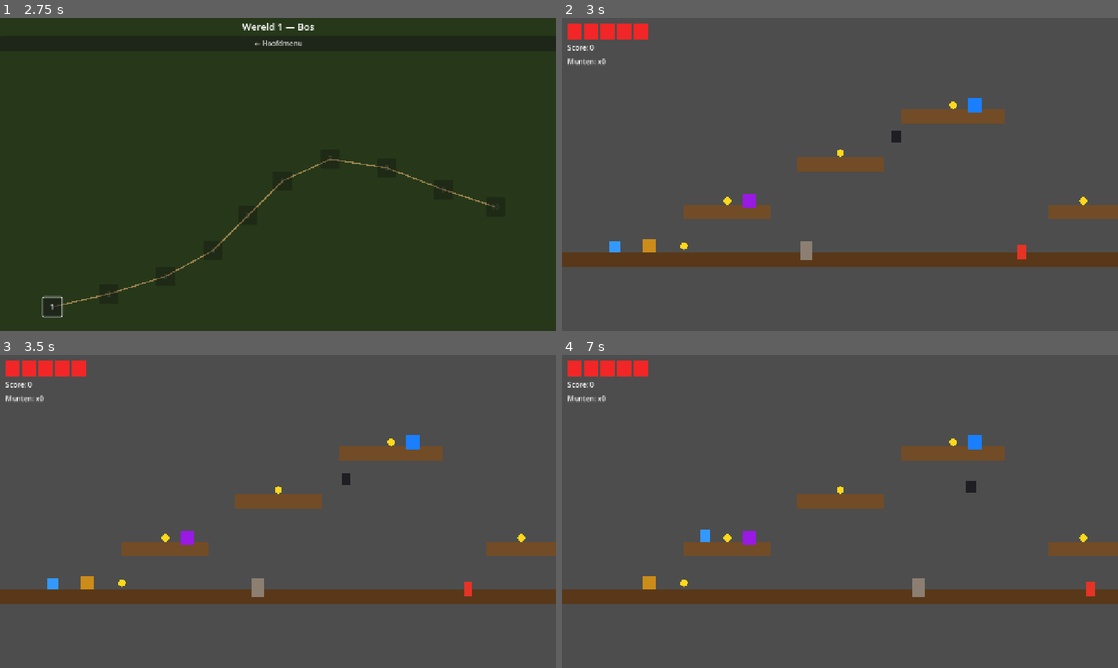
Above: before the commit, frames 1-4 (two rows, left to right).
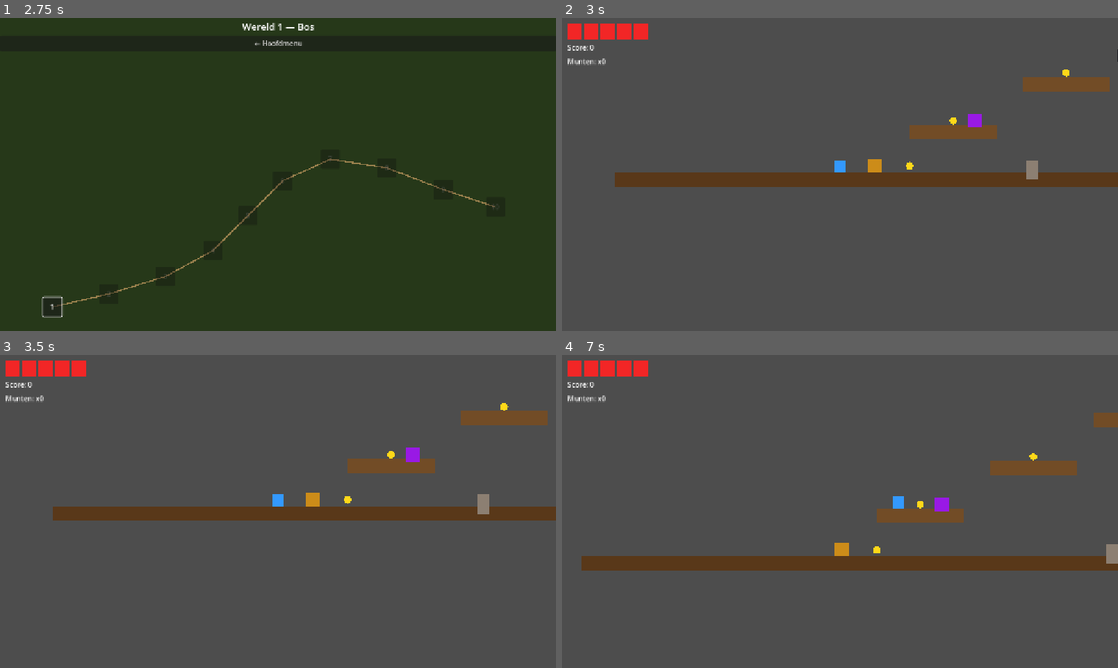
Above: after the commit, the same moments.

Repository: Morningcoffee74/flints-quest
Game: Godot game, scene res://scenes/ui/MainMenu.tscn
Two runs of this game, one before a commit and one after it. Both use one fixed random seed, a clock stepped at 60 frames per second and the inputs below.
Inputs (mouse positions are in pixels of both pictures, inside the frame that each line leads up to):
- Up to frame 1 (2.75 s): click "Nieuw Spel" at 0.5 s; click (250, 89) at 1.27 s; type "Alex" at 1.35 s; click "Aanmaken" at 2 s
- Up to frame 2 (3 s): click "1" at 2.75 s
- Up to frame 3 (3.5 s): no input
- Up to frame 4 (7 s): tap Enter at 3.5, 6.6 s; hold X (punch) 3.53-4.28 s; hold D (move_right) 3.53-5.03 s; tap Space (jump) at 3.77, 3.8, 4.07, 4.35, 4.52, 4.82, 5.3, 6.02, 6.32 s; tap X (punch) at 4.55, 6.05 s; hold A (move_left) 5.03-5.78 s; hold X (punch) 5.03-5.78 s; hold D (move_right) from 5.78 s (still down); tap Z at 5.85 s; hold Space (jump) from 6.53 s (still down)

Frame 1 is identical in both runs. In frame 2, 14% of the frame differs, in the area x 0-100%, y 10-80%; in frame 3, 13%; in frame 4, 15%, in the area x 0-100%, y 18-80%.
Error after the commit: Parse Error: Function "accept_event()" not found in base self. (res://scripts/levels/LevelBase.gd:62)

Commit message:
Fix: Key enum cast in GameManager, accept_event() ipv get_viewport().set_input_as_handled()
Co-Authored-By: Claude Sonnet 4.6 <noreply@anthropic.com>

Diff:
--- a/scripts/autoloads/GameManager.gd
+++ b/scripts/autoloads/GameManager.gd
@@ -23,7 +23,7 @@
 			InputMap.add_action(action)
 			for keycode: int in actions[action]:
 				var event := InputEventKey.new()
-				event.physical_keycode = keycode
+				event.physical_keycode = keycode as Key
 				InputMap.action_add_event(action, event)
 
 func create_profile(profile_name: String) -> void:
--- a/scripts/levels/LevelBase.gd
+++ b/scripts/levels/LevelBase.gd
@@ -59,7 +59,7 @@
 	if _level_done or _pause_menu == null:
 		return
 	if event.is_action_pressed("pause") and not (event is InputEventKey and event.echo):
-		get_viewport().set_input_as_handled()
+		accept_event()
 		if _pause_menu.visible:
 			_pause_menu.hide()
 			get_tree().paused = false
--- a/scripts/ui/WorldMap.gd
+++ b/scripts/ui/WorldMap.gd
@@ -76,14 +76,14 @@
 		return
 	if event.is_action_pressed("move_left") or event.is_action_pressed("move_up"):
 		_set_focus((_focus_idx - 1 + _playable.size()) % _playable.size())
-		get_viewport().set_input_as_handled()
+		accept_event()
 	elif event.is_action_pressed("move_right") or event.is_action_pressed("move_down"):
 		_set_focus((_focus_idx + 1) % _playable.size())
-		get_viewport().set_input_as_handled()
+		accept_event()
 	elif event.is_action_pressed("jump") or event.is_action_pressed("punch"):
 		var level := _playable[_focus_idx] + 1
 		_on_level_pressed(_world, level)
-		get_viewport().set_input_as_handled()
+		accept_event()
 
 func _set_focus(idx: int) -> void:
 	# Reset vorige focus-kleur
